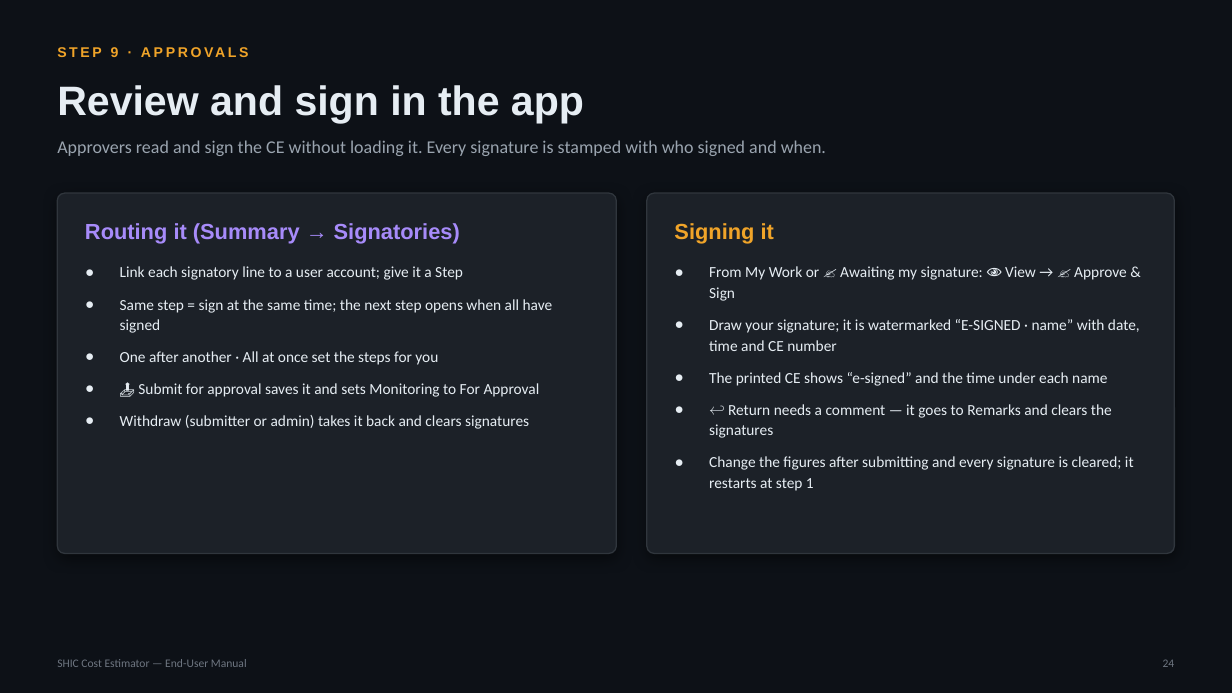
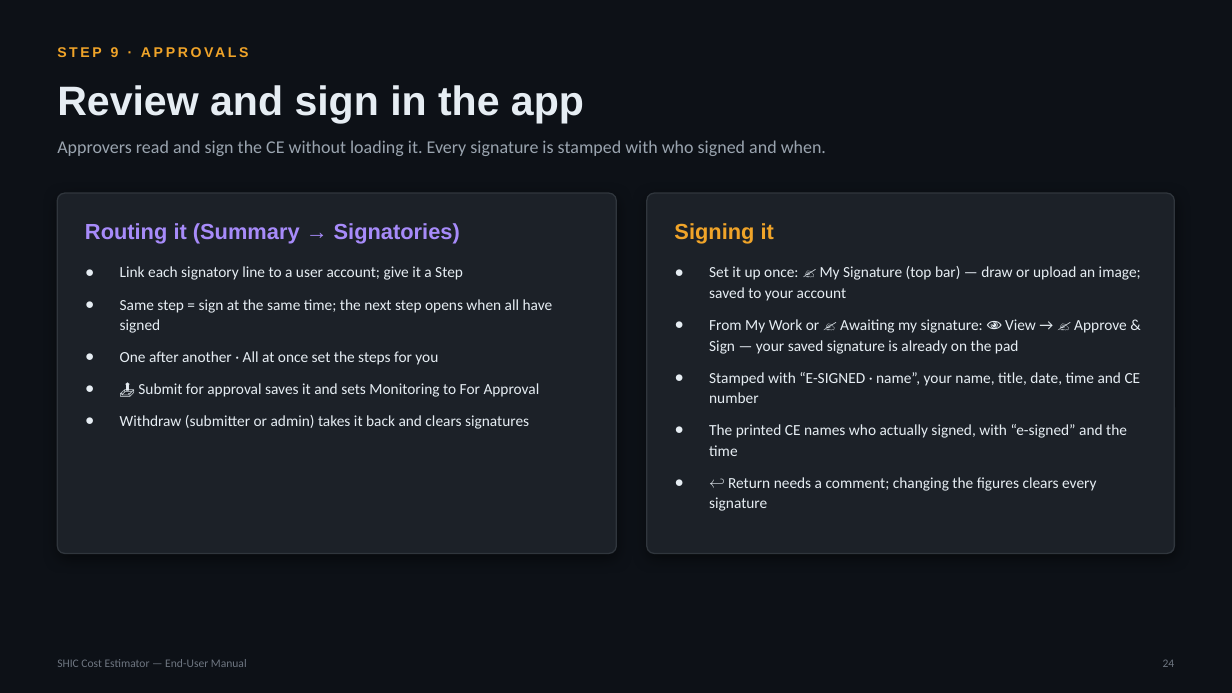
Before and after one commit to SYNERCORE/CostEstimation, a slide deck: slide 24 of docs/SHIC-Cost-Estimator-User-Manual.pptx. Drawn at 1232x693 pixels with LibreOffice and Linux fonts; fonts in the diff are those of the drawing. Boxes give left, top, right and bottom in pixels: in the first picture for what was removed or moved away, otherwise in the second. Text is boxed around its words. In the diff, an @@ line names an element or a change of style, - is before the commit and + after.

```diff
--- a/docs/SHIC-Cost-Estimator-User-Manual.pptx
+++ b/docs/SHIC-Cost-Estimator-User-Manual.pptx
@@ text at (x1=709, y1=266, x2=1141, y2=511): text changed @@
-● From My Work or ✍ Awaiting my signature: 👁 View → ✍ Approve & Sign
-● Draw your signature; it is watermarked “E-SIGNED · name” with date, time and CE number
-● The printed CE shows “e-signed” and the time under each name
-● ↩ Return needs a comment — it goes to Remarks and clears the signatures
-● Change the figures after submitting and every signature is cleared; it restarts at step 1
+● Set it up once: ✍ My Signature (top bar) — draw or upload an image; saved to your account
+● From My Work or ✍ Awaiting my signature: 👁 View → ✍ Approve & Sign — your saved signature is already on the pad
+● Stamped with “E-SIGNED · name”, your name, title, date, time and CE number
+● The printed CE names who actually signed, with “e-signed” and the time
+● ↩ Return needs a comment; changing the figures clears every signature
```
